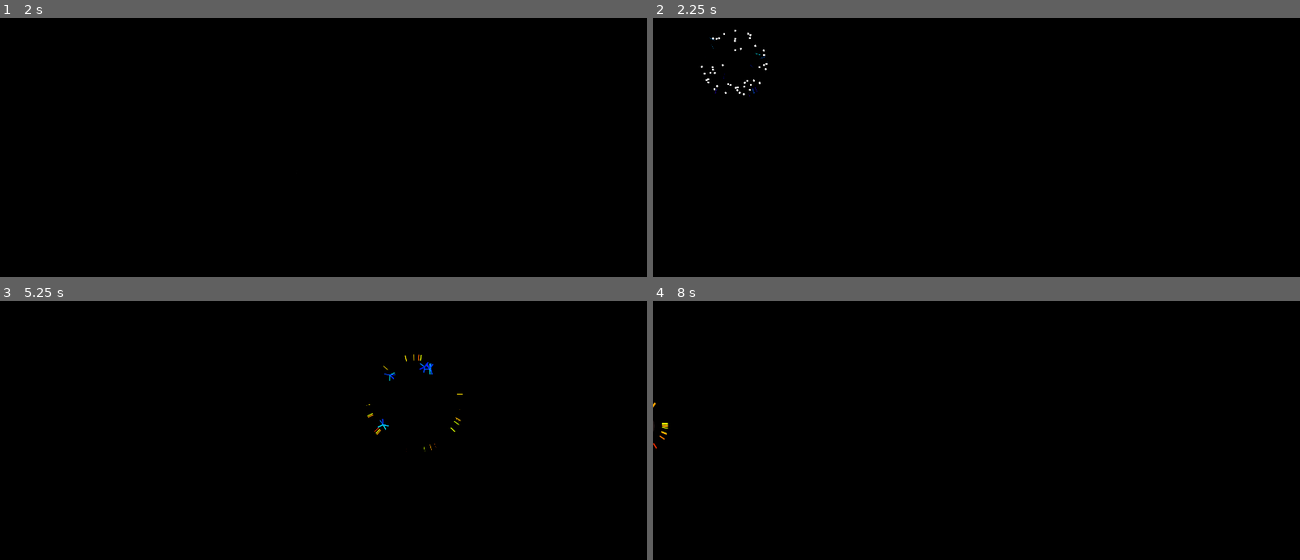
Above: before the commit, frames 1-4 (two rows, left to right).
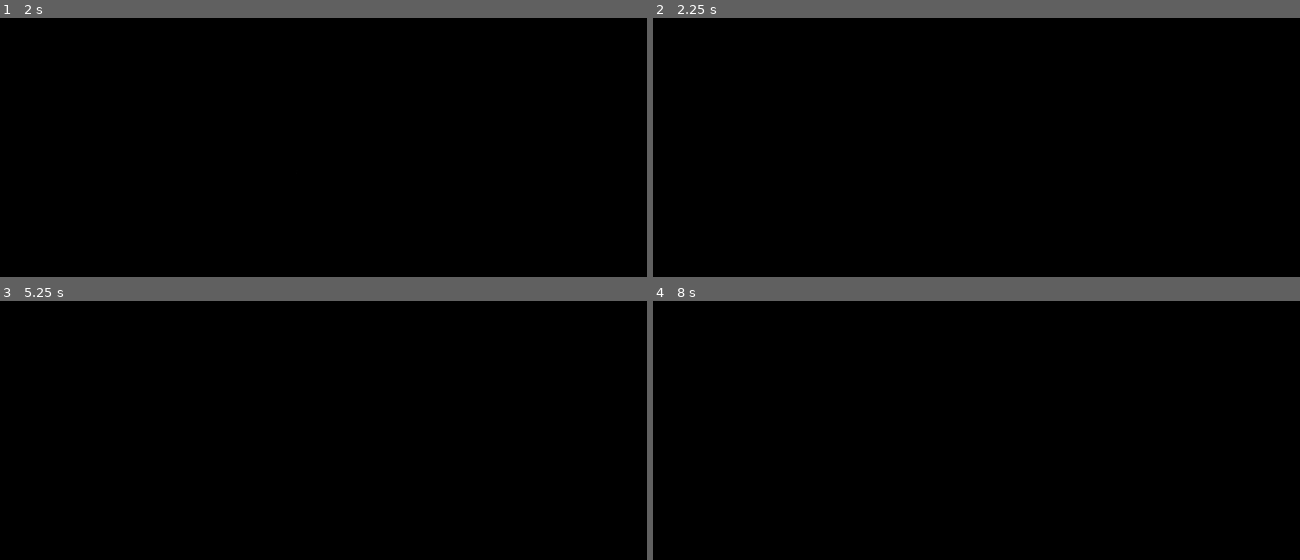
Above: after the commit, the same moments.

Repository: SomegitMissing/EmmaPaitings
Game: Godot game, scene res://canvas.tscn
Two runs of this game, one before a commit and one after it. Both use one fixed random seed, a clock stepped at 60 frames per second and the inputs below. The project has no main scene, so this scene is started directly.
Inputs:
- Up to frame 1 (2 s): tap Enter at 0.5 s; tap Space at 1.25 s
- Up to frame 2 (2.25 s): tap Enter at 2 s
- Up to frame 3 (5.25 s): tap Space at 3.5, 5 s; tap Enter at 4.25 s
- Up to frame 4 (8 s): no input

Frame 1 is identical in both runs. In frame 2, 0.1% of the frame differs, in the area x 7-18%, y 4-31%; in frame 3, 0.2%, in the area x 56-72%, y 20-59%; in frame 4, less than 0.1%.

Commit message:
🚧work in progress

Diff:
--- a/canvas.gd
+++ b/canvas.gd
@@ -1,16 +1,20 @@
 class_name Canvas
 extends Node2D
+
 
 static var frame_count: int;
 static var delta: float;
 
+
 static var exp_audio: AudioStreamMP3;
 static var exp_mini_audio: AudioStreamMP3;
+
 
 @export var margin: float = 100;
 @export var audio: AudioStreamMP3;
 @export var _exp_audio: AudioStreamMP3;
 @export var _exp_mini_audio: AudioStreamMP3;
+
 
 func _ready() -> void:
 	RenderingServer.viewport_set_clear_mode(
@@ -22,18 +26,12 @@
 
 	position = get_viewport_rect().size / 2;
 
+
 func _process(_delta: float) -> void:
 	frame_count = Engine.get_process_frames();
 	delta = _delta;
 	queue_redraw()
 
-func fill(color: Color) -> void:
-	var viewport_size := get_viewport_rect().size;
-
-	draw_rect(Rect2(
-		Vector2.ZERO - position,
-		viewport_size,
-	), color);
 
 func _draw() -> void:
 	fill(Color(0, 0, 0, P5Noise.noise(frame_count * 0.1) * 0.1));
@@ -80,3 +78,12 @@
 				particle.steer(deg_to_rad(90), 3);
 			2:
 				particle.steer(deg_to_rad(90), 5);
+
+
+func fill(color: Color) -> void:
+	var viewport_size := get_viewport_rect().size;
+
+	draw_rect(Rect2(
+		Vector2.ZERO - position,
+		viewport_size,
+	), color);
--- a/canvas.tscn
+++ b/canvas.tscn
@@ -2,9 +2,9 @@
 
 [ext_resource type="Script" uid="uid://c47cwkn5p8k64" path="res://canvas.gd" id="1_pfdkn"]
 [ext_resource type="Shader" path="res://blur.gdshader" id="2_pfdkn"]
-[ext_resource type="AudioStream" uid="uid://c7cspd0rrnbg1" path="res://Firework Zero Gen.mp3" id="3_15w7l"]
-[ext_resource type="AudioStream" uid="uid://bwg1t6pf71bc1" path="res://Explosion.mp3" id="3_rjejc"]
-[ext_resource type="AudioStream" uid="uid://b3j5xbxukswpi" path="res://Mini Explosion.mp3" id="4_uoc13"]
+[ext_resource type="AudioStream" uid="uid://c7cspd0rrnbg1" path="res://audio/Firework Zero Gen.mp3" id="3_15w7l"]
+[ext_resource type="AudioStream" uid="uid://bwg1t6pf71bc1" path="res://audio/Explosion.mp3" id="3_rjejc"]
+[ext_resource type="AudioStream" uid="uid://b3j5xbxukswpi" path="res://audio/Mini Explosion.mp3" id="4_uoc13"]
 
 [sub_resource type="ShaderMaterial" id="ShaderMaterial_15w7l"]
 shader = ExtResource("2_pfdkn")
--- /dev/null
+++ b/scenes/trajectory.tscn
@@ -0,0 +1,6 @@
+[gd_scene format=3 uid="uid://kdatl8rvx52c"]
+
+[ext_resource type="Texture2D" uid="uid://dln23v50fl2yq" path="res://sprites/circle.svg" id="1_n6m0v"]
+
+[node name="Generation1" type="Sprite2D" unique_id=1881367556]
+texture = ExtResource("1_n6m0v")
--- /dev/null
+++ b/scripts/generation1.gd
@@ -0,0 +1,28 @@
+extends Trajectory
+
+
+@export var next_gen_amount: int = 30;
+@export var next_gen: PackedScene;
+
+
+func foward() -> void:
+	super.foward();
+
+	if timer.time_left > 0:
+		return;
+
+	var onda := Onda.new();
+	onda.position = position;
+	onda.max_radius = 100.0 * near;
+	parent.add_child(onda);
+
+	var explo := ExplosionPlayer.new();
+	explo.stream = Canvas.exp_audio;
+	explo.pitch_scale = randf_range(0.75, 1);
+	parent.add_child(explo);
+	explo.play();
+
+	queue_free();
+
+	for _i: int in next_gen_amount:
+		pass
--- /dev/null
+++ b/scripts/generation2.gd
@@ -0,0 +1 @@
+extends Trajectory
--- a/trajectory.gd
+++ b/scripts/trajectory.gd
@@ -1,5 +1,9 @@
 class_name Trajectory
-extends Node2D
+extends Sprite2D
+
+
+const PARTICLE_AMOUNT := [30, 5];
+
 
 var delta_pos: Vector2;
 var direction: float = 0;
@@ -9,14 +13,16 @@
 var near: float = 1;
 var org_direction: float;
 
+
 var parent: Node2D;
+
 
 var ttl: float;
 var timer: Timer;
 
+
 var sound: AudioStreamPlayer;
 
-const particle_amount := [30, 5];
 
 func _ready() -> void:
 	parent = get_parent();
@@ -33,8 +39,10 @@
 
 	timer.start(ttl);
 
+
 func average_color(target: Trajectory, percentage: float) -> void:
 	line_color = line_color.lerp(target.line_color, percentage);
+
 
 func foward() -> void:
 	delta_pos.x += cos(direction) * step_magnitude * Canvas.delta;
@@ -51,57 +59,58 @@
 	if sound != null:
 		sound.pitch_scale = lerp(sound.pitch_scale, 0.00001, Canvas.delta * 0.5);
 
-	if timer.time_left <= 0:
+	# if timer.time_left <= 0:
 
-		if generation == 0:
-			var onda := Onda.new();
-			onda.position = position;
-			onda.max_radius = 100.0 * near;
-			parent.add_child(onda);
+	# 	if generation == 0:
+	# 		var onda := Onda.new();
+	# 		onda.position = position;
+	# 		onda.max_radius = 100.0 * near;
+	# 		parent.add_child(onda);
 
-			var explo := ExplosionPlayer.new();
-			explo.stream = Canvas.exp_audio;
-			explo.pitch_scale = randf_range(0.75, 1);
-			parent.add_child(explo);
-			explo.play();
+	# 		var explo := ExplosionPlayer.new();
+	# 		explo.stream = Canvas.exp_audio;
+	# 		explo.pitch_scale = randf_range(0.75, 1);
+	# 		parent.add_child(explo);
+	# 		explo.play();
 
-		elif randi() % 2 == 0:
-			var explo := ExplosionPlayer.new();
-			explo.stream = Canvas.exp_mini_audio;
-			explo.volume_db = -15;
-			explo.pitch_scale = randf_range(0.75, 1.5);
-			parent.add_child(explo);
-			explo.play();
+	# 	elif randi() % 2 == 0:
+	# 		var explo := ExplosionPlayer.new();
+	# 		explo.stream = Canvas.exp_mini_audio;
+	# 		explo.volume_db = -15;
+	# 		explo.pitch_scale = randf_range(0.75, 1.5);
+	# 		parent.add_child(explo);
+	# 		explo.play();
 
-		queue_free();
+	# 	queue_free();
 
-		if generation > 1:
-			parent.draw_circle(
-				position,
-				3,
-				Color.WHITE,
-			);
-			return;
+	# 	if generation > 1:
+	# 		parent.draw_circle(
+	# 			position,
+	# 			3,
+	# 			Color.WHITE,
+	# 		);
+	# 		return;
 
-		for _i: int in particle_amount[generation]:
-			var traject := Trajectory.new();
-			traject.generation = generation + 1;
+	# 	for _i: int in PARTICLE_AMOUNT[generation]:
+	# 		var traject := Trajectory.new();
+	# 		traject.generation = generation + 1;
 
-			if generation == 0:
-				traject.ttl = randf_range(0.2, 0.4) * (near+0.1);
-				traject.line_color = Color.from_hsv(randf()*0.2, 1, 1);
-			elif generation == 1:
-				traject.ttl = randf_range(0.05, 0.1);
-				traject.line_color = Color.from_hsv(randf()*0.2 + 0.5, 1, 1);
+	# 		if generation == 0:
+	# 			traject.ttl = randf_range(0.2, 0.4) * (near+0.1);
+	# 			traject.line_color = Color.from_hsv(randf()*0.2, 1, 1);
+	# 		elif generation == 1:
+	# 			traject.ttl = randf_range(0.05, 0.1);
+	# 			traject.line_color = Color.from_hsv(randf()*0.2 + 0.5, 1, 1);
 
-			traject.direction = deg_to_rad(randf_range(0, 360));
-			traject.position = position;
+	# 		traject.direction = deg_to_rad(randf_range(0, 360));
+	# 		traject.position = position;
 
-			parent.add_child(traject);
+	# 		parent.add_child(traject);
 
-		return;
+	# 	return;
 
 	position = delta_pos;
+
 
 func steer_towards(target: Vector2, steering_magnitude: float) -> void:
 	var target_dir := atan2(
@@ -114,6 +123,7 @@
 		lerpf(cos(direction), cos(target_dir), steering_magnitude),
 	);
 
+
 func steer(angle: float, steering_magnitude: float) -> void:
 	direction = atan2(
 		lerpf(sin(direction), sin(angle), steering_magnitude * Canvas.delta),
--- /dev/null
+++ b/sprites/circle.svg
@@ -0,0 +1,3 @@
+<svg width="100" height="100" xmlns="http://www.w3.org/2000/svg">
+  <circle cx="50" cy="50" r="50" fill="white" />
+</svg>
Not shown, removed: Explosion.mp3.import
Not shown, removed: Firework Zero Gen.mp3.import
Not shown, removed: Mini Explosion.mp3.import
Not shown, added: audio/Explosion.mp3.import
Not shown, added: audio/Firework Zero Gen.mp3.import
Not shown, added: audio/Mini Explosion.mp3.import
Renamed: explosion_player.gd -> scripts/explosion_player.gd
Renamed: explosion_player.gd.uid -> scripts/explosion_player.gd.uid
Not shown, added: scripts/generation1.gd.uid
Not shown, added: scripts/generation2.gd.uid
Renamed: onda.gd -> scripts/onda.gd
Renamed: onda.gd.uid -> scripts/onda.gd.uid
(and 5 more such lines)
